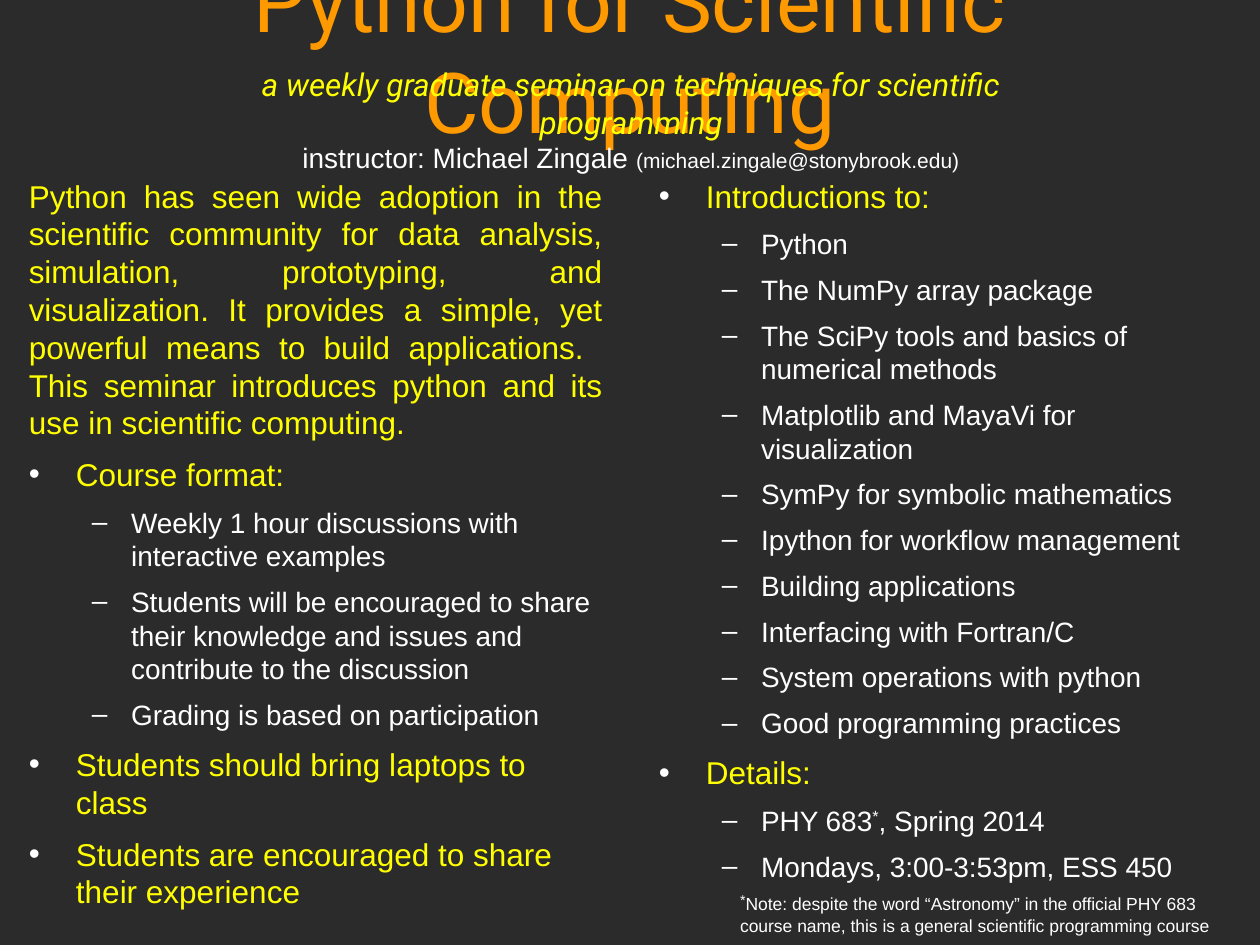
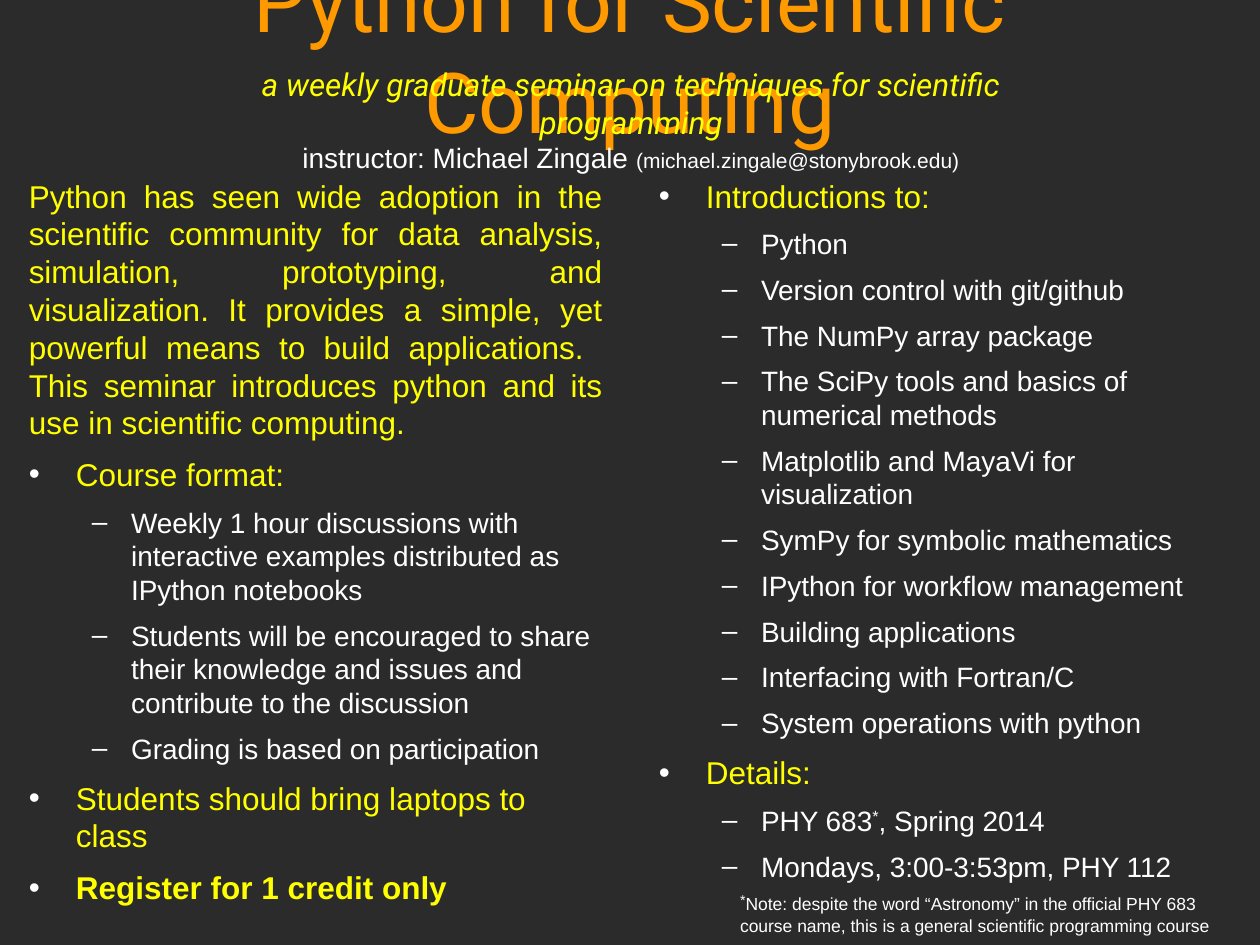
Before and after one commit to sbu-python-class/python-science, a slide deck: slide 1 of ad/python_science.odp. Drawn at 1260x945 pixels with LibreOffice and Linux fonts; fonts in the diff are those of the drawing; background and template pictures are left out; a plain dark background stands for a picture behind light text. Boxes give left, top, right and bottom in pixels: in the first picture for what was removed or moved away, otherwise in the second. Text is boxed around its words. In the diff, an @@ line names an element or a change of style, - is before the commit and + after.

Commit message:
update flyer for new year

```diff
--- a/ad/python_science.odp
+++ b/ad/python_science.odp
@@ text at [761, 279, 1124, 305]: paragraph added @@
+  – Version control with git/github
@@ text at [131, 512, 560, 605]: text changed @@
-  – Weekly 1 hour discussions with interactive examples
+  – Weekly 1 hour discussions with interactive examples distributed as IPython notebooks
@@ text at [761, 575, 1183, 601]: text changed @@
-  – Ipython for workflow management
+  – IPython for workflow management
@@ text at [761, 712, 1121, 738]: paragraph removed @@
-  – Good programming practices
@@ text at [761, 856, 1172, 882]: text changed @@
-  – Mondays, 3:00-3:53pm, ESS 450
+  – Mondays, 3:00-3:53pm, PHY 112
@@ text at [76, 876, 447, 905]: text changed; bold on @@
-• Students are encouraged to share their experience
+• Register for 1 credit only
```
